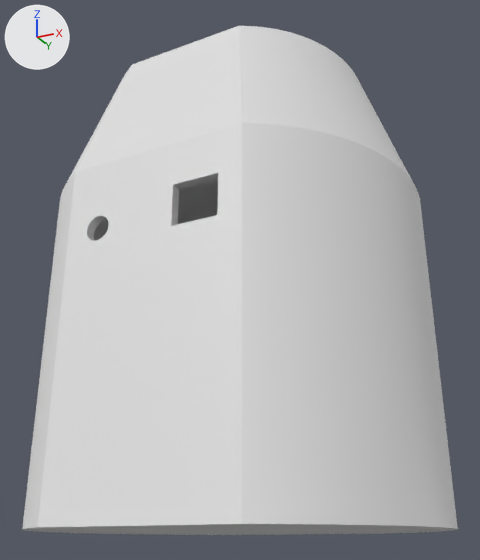
A saved change to the Blender file 3D Objekt/V2/Becher.blend.
One viewpoint serves both versions: a 50 mm camera at (9.03, -18.05, -10.07) aimed at (0.09, -0.18, -2.02). Arrows for +X, +Y and +Z are at upper left; the lights stay in place.

The first picture shows 'Deckel', 'Hauptobjekt'.
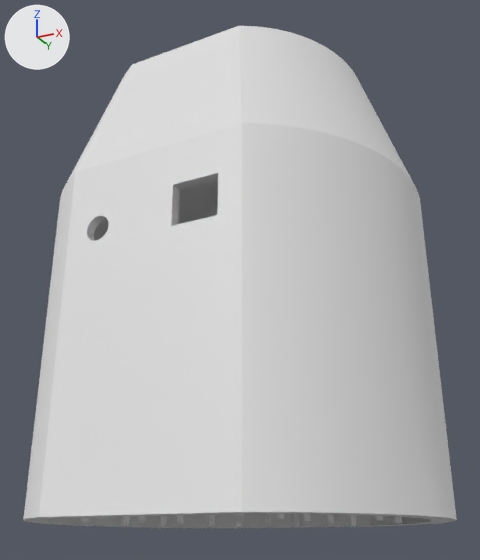
The change, as a diff of the scene's bpy script:
```diff
--- a/3D Objekt/V2/Becher.blend.py
+++ b/3D Objekt/V2/Becher.blend.py
@@ me_circle @@
 # used by ob_hauptobjekt; location = (0.0, 0.0, 0.0); scale = (3.6, 3.6, 1.0)
-me_circle.from_pydata(...)  # 1820 vertices, 1470 faces; spans x -1.64..1.64, y -1.46..1.46, z -9.38..4.55
+me_circle.from_pydata(...)  # 3484 vertices, 2323 faces; spans x -1.64..1.64, y -1.46..1.46, z -9.38..4.55
+# me_circle part 1: 1664 vertices added at x -1.13..1.15, y -1.17..1.19, z -9.38..-0.24
@@ ob_deckel @@
 ob_deckel.scale = (3.6, 3.6, 1.0)
+ob_deckel.hide_set(True)  # its collection is switched off
```

What differs and where, as boxes (x1, y1, x2, y2) in the pictures (480 x 560 px):
'Deckel', hidden: before (22, 512, 458, 535)
part 1 of me_circle, added: after (81, 190, 402, 527)
